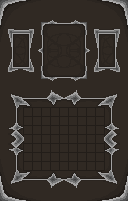
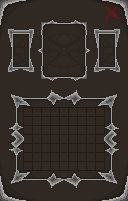
Before/after of a 128px x 201px layered artwork. What changed in the layer stack:
added layer "Layer 2" above "Layer 1" over [105, 7, 119, 21]
